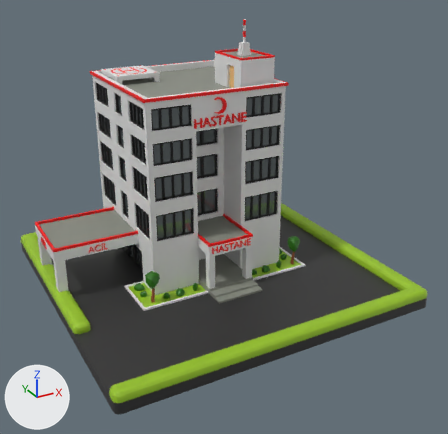
An edit to the FBX model Assets/Models/Hospital.fbx, drawn before and after from the same camera.
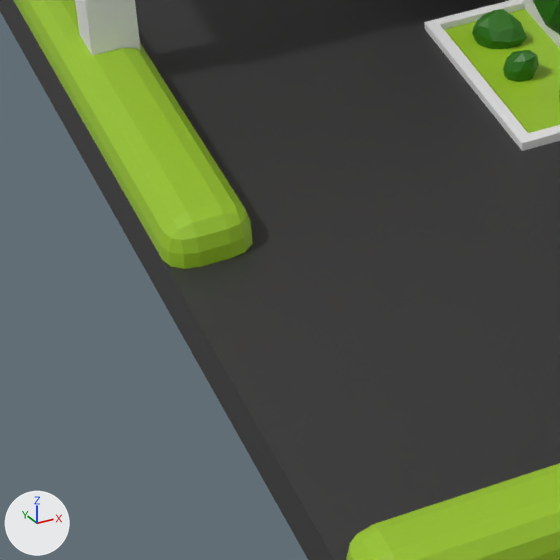
Each version appears first whole from a 50 mm lens placed at (-3.32, -6.51, 3.98), pointed at (0.06, -0.36, 0.9), and next in a close-up on the part from 9% to 34% of the width and 65% to 90% of the height. Lighting does not change. The marker at lower left points along +X, +Y and +Z.

The first close-up shows 'Hospital'.
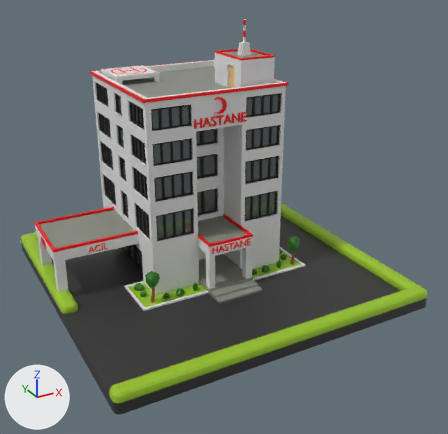
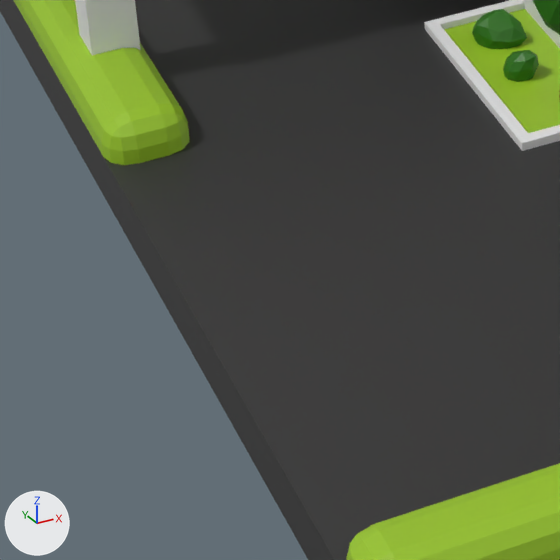
Boxes [x1, y1, x2, y2] around the edits, measured in the close-ups (560 x 560 px; the box of a moved part takes in the faces that stretch with it):
```json
{"part": 1, "of": "me_cube_013", "change": "moved or reshaped", "before": [0, 0, 560, 550], "after": [0, 0, 560, 550]}
```

Edits to the scene script, one JSON object a line:
```json
{"block": "me_cube_013", "where": "me_cube_013.from_pydata(...)  # 4818 vertices, 5442 faces; spans x -2.0..2.0, y -2.0..2.0, z -0.07..3.17"}
{"block": "me_cube_013", "where": "# used by ob_hospital; location = (0.0, 0.0, 0.0)"}
{"block": "me_cube_013", "change": "me_cube_013 part 1: 32 of the vertices in x -2.0..-1.8, y -0.72..-0.65, z 0.07..0.17 are moved by (0.0, 0.47, 0.0)"}
```
